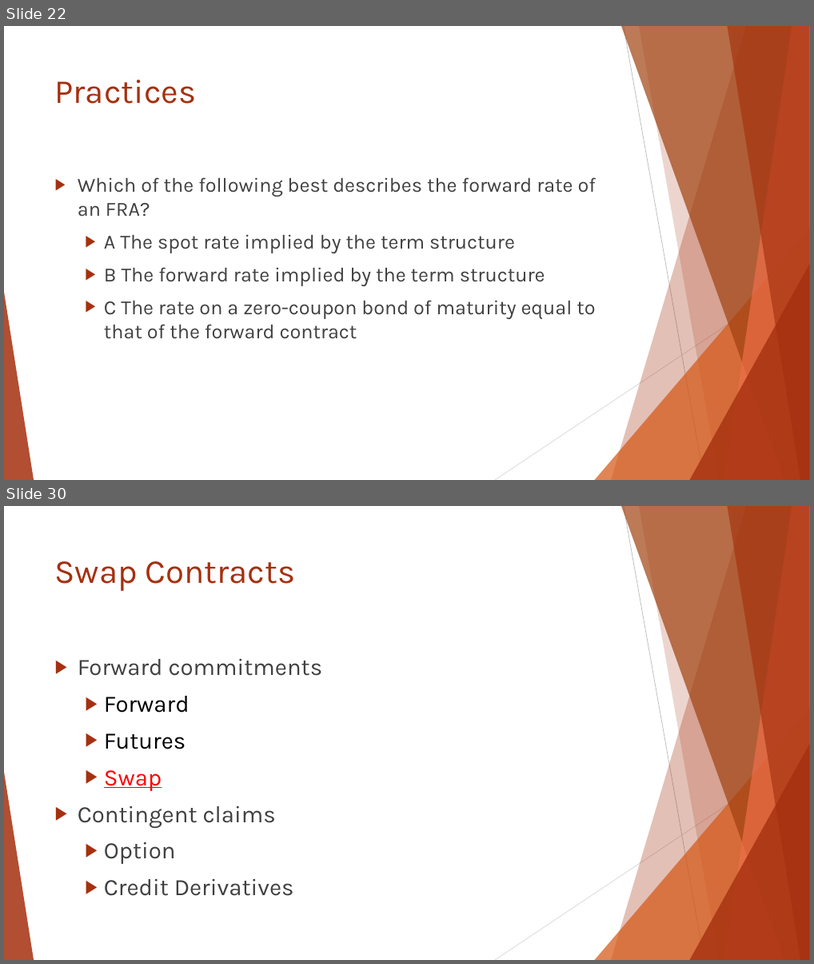
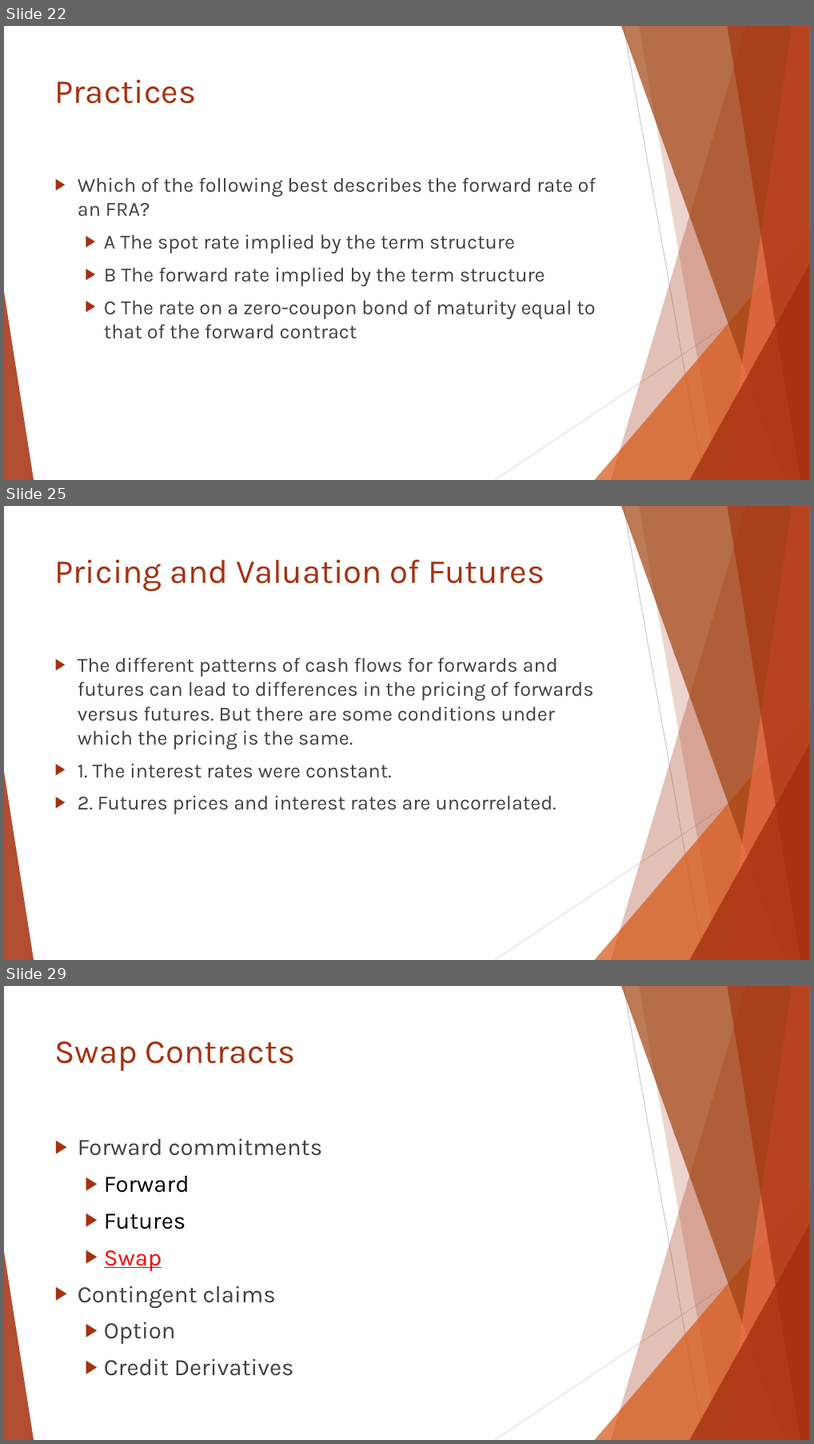
Before and after one commit to Isco0530/data, a slide deck: Reading 46.pptx. Shown one above the other, each under a label of ours: slides 22 and 30 before the commit, slides 22, 25 and 29 after it; the slides between them are not shown. The pictures are 814x964 and 814x1444 pixels, drawn with LibreOffice and Linux fonts; fonts in the diff are those of the drawing. Boxes give left, top, right and bottom in pixels: in the first picture for what was removed or moved away, otherwise in the second. Text is boxed around its words. In the diff, an @@ line names an element or a change of style, - is before the commit and + after.

```diff
--- a/Reading 46.pptx
+++ b/Reading 46.pptx
@@ slide 25 added at [4, 506, 810, 960], background #FFFFFF; not listed: 10 template elements that a slide beside it also shows @@
@@ title added at [55, 560, 545, 592], 40 pt, text #A5300F @@
+Pricing and Valuation of Futures
@@ text added at [78, 657, 594, 814], 24 pt, text #404040 @@
+▶ The different patterns of cash flows for forwards and futures can lead to differences in the pricing of forwards versus futures. But there are some conditions under which the pricing is the same.
+▶ 1. The interest rates were constant.
+▶ 2. Futures prices and interest rates are uncorrelated.
@@ what was slide 30 is now slide 29 @@
```
Also in this commit, not shown: 4 slides changed, 2 other slides added, 4 slides removed.
